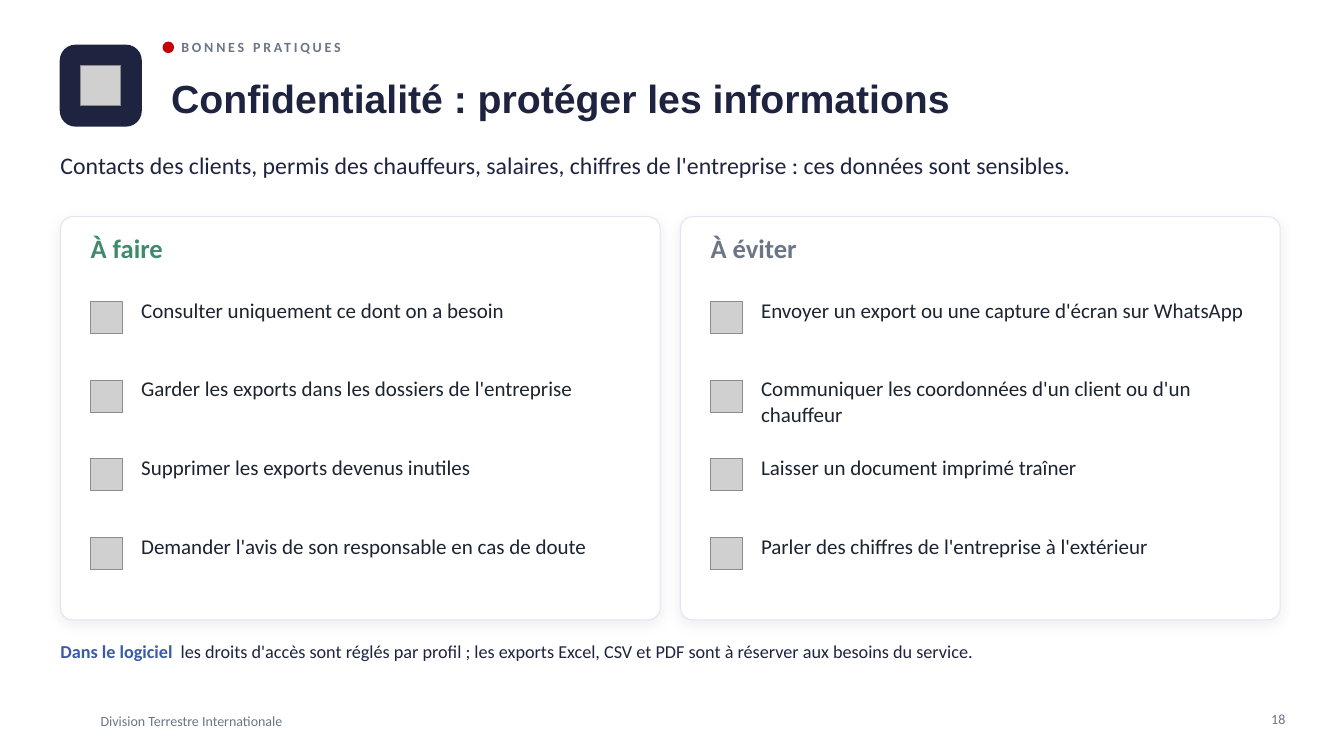
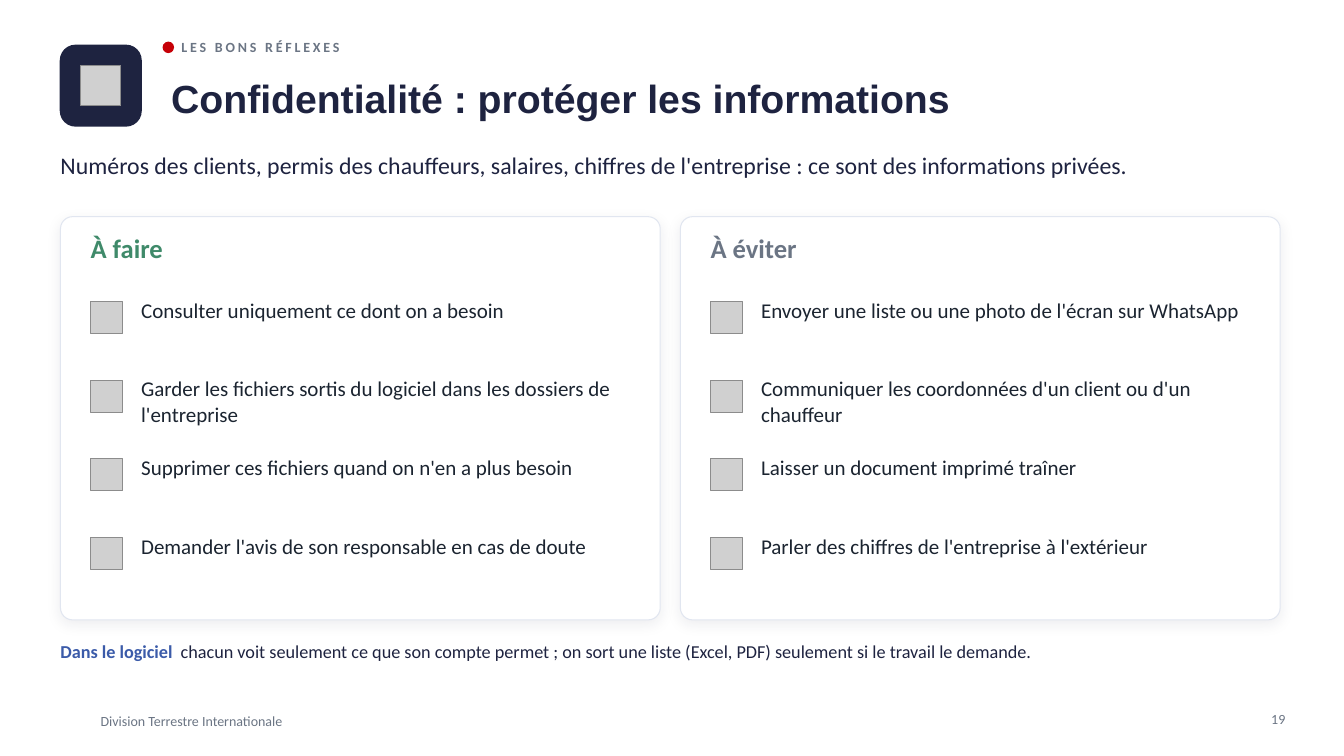
Before and after one commit to meledjearmel/portfolio-assets, a slide deck: slide 19 of formations/dti/presentation-division-terrestre-internationale.pptx (slide 18 before the commit). Drawn at 1344x756 pixels with LibreOffice and Linux fonts; fonts in the diff are those of the drawing; grey boxes stand for pictures; background and template pictures are left out. Boxes give left, top, right and bottom in pixels: in the first picture for what was removed or moved away, otherwise in the second. Text is boxed around its words. In the diff, an @@ line names an element or a change of style, - is before the commit and + after.

```diff
--- a/formations/dti/presentation-division-terrestre-internationale.pptx
+++ b/formations/dti/presentation-division-terrestre-internationale.pptx
@@ text at [181, 41, 339, 52]: text changed @@
-BONNES PRATIQUES
+LES BONS RÉFLEXES
@@ text at [60, 157, 1127, 178]: text changed @@
-Contacts des clients, permis des chauffeurs, salaires, chiffres de l'entreprise : ces données sont sensibles.
+Numéros des clients, permis des chauffeurs, salaires, chiffres de l'entreprise : ce sont des informations privées.
@@ text at [761, 303, 1238, 322]: text changed @@
-Envoyer un export ou une capture d'écran sur WhatsApp
+Envoyer une liste ou une photo de l'écran sur WhatsApp
@@ text at [141, 381, 609, 426]: text changed @@
-Garder les exports dans les dossiers de l'entreprise
+Garder les fichiers sortis du logiciel dans les dossiers de l'entreprise
@@ text at [141, 460, 573, 479]: text changed @@
-Supprimer les exports devenus inutiles
+Supprimer ces fichiers quand on n'en a plus besoin
@@ text at [60, 645, 1031, 661]: text changed @@
-Dans le logiciel les droits d'accès sont réglés par profil ; les exports Excel, CSV et PDF sont à réserver aux besoins du service.
+Dans le logiciel chacun voit seulement ce que son compte permet ; on sort une liste (Excel, PDF) seulement si le travail le demande.
@@ page number at [1271, 715, 1285, 724]: text changed @@
-18
+19
```
Also in this commit, not shown: 23 other slides changed, 1 slide added, 1 other file.
